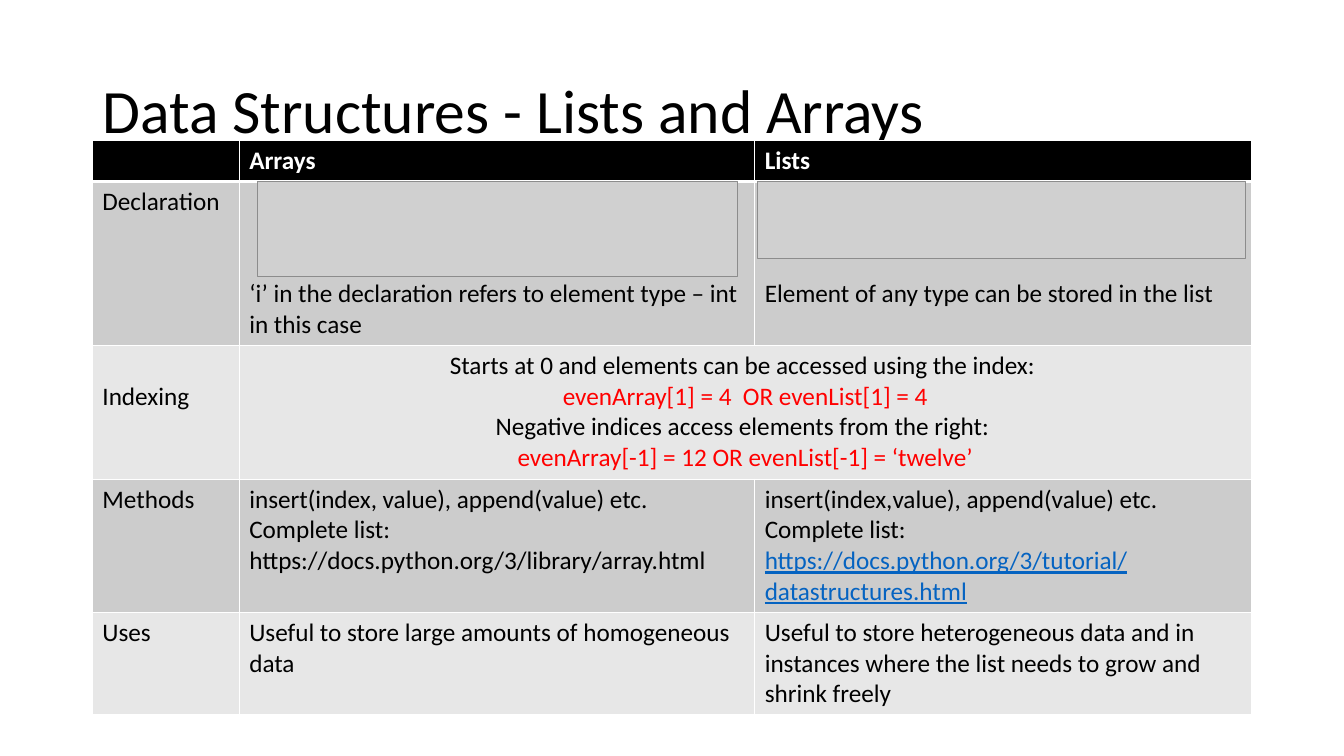
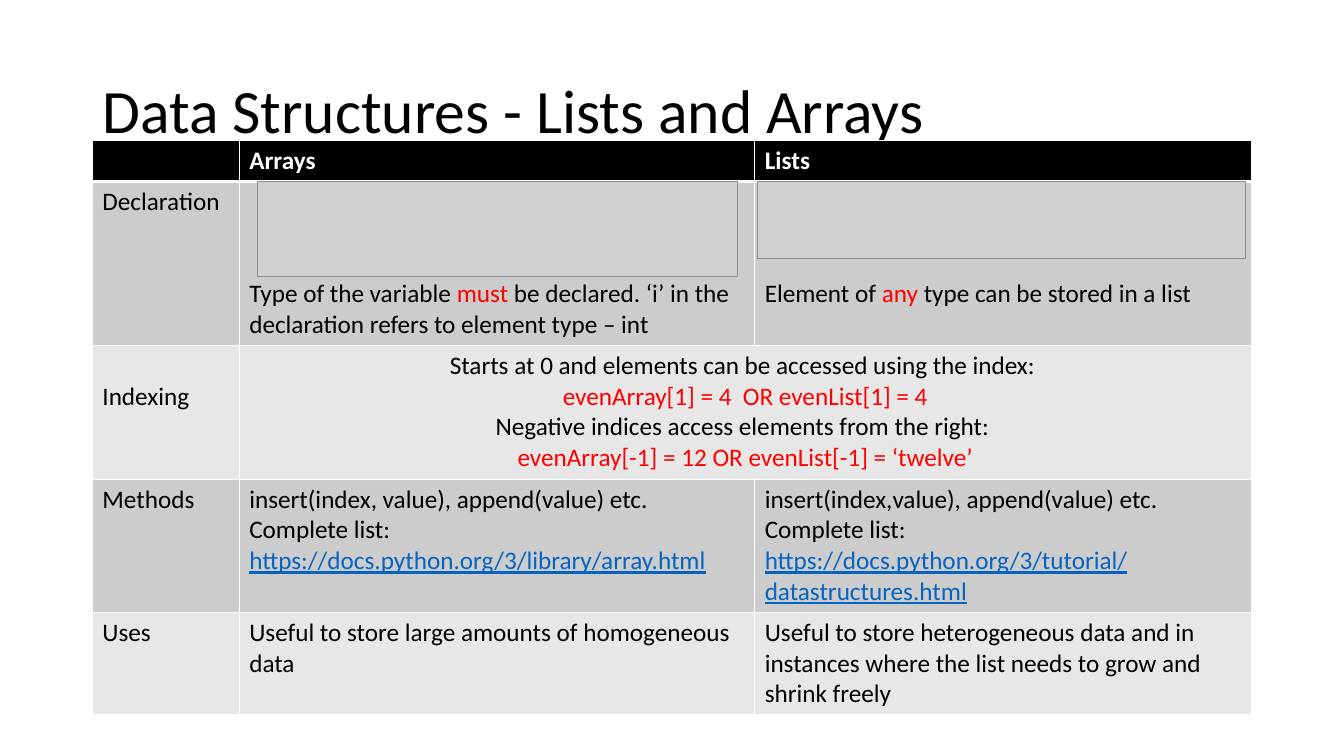
Before and after one commit to EmoryPython/Lab, a slide deck: slide 15 of lecture/Python Programing.pptx. Drawn at 1344x756 pixels with LibreOffice and Linux fonts; fonts in the diff are those of the drawing; grey boxes stand for pictures. Boxes give left, top, right and bottom in pixels: in the first picture for what was removed or moved away, otherwise in the second. Text is boxed around its words. In the diff, an @@ line names an element or a change of style, - is before the commit and + after.

```diff
--- a/lecture/Python Programing.pptx
+++ b/lecture/Python Programing.pptx
@@ table at (93,141,1252,710) @@
-row 2, column 2: ‘i’ in the declaration refers to element type – int in this case
+row 2, column 2: Type of the variable must be declared. ‘i’ in the declaration refers to element type – int
-row 2, column 3: Element of any type can be stored in the list
+row 2, column 3: Element of any type can be stored in a list
@@ text colour #000000 to #0563C1, underline on in "https://docs.python.org/3/library/array.html" @@
```
Also in this commit, not shown: 4 other slides changed.
